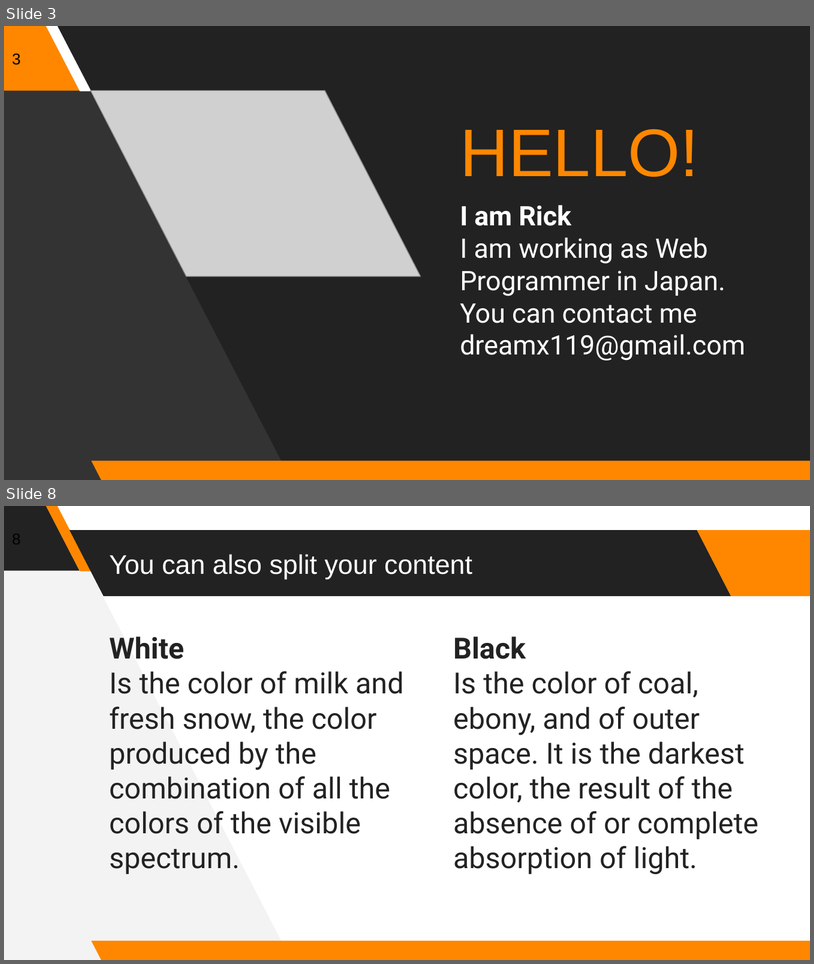
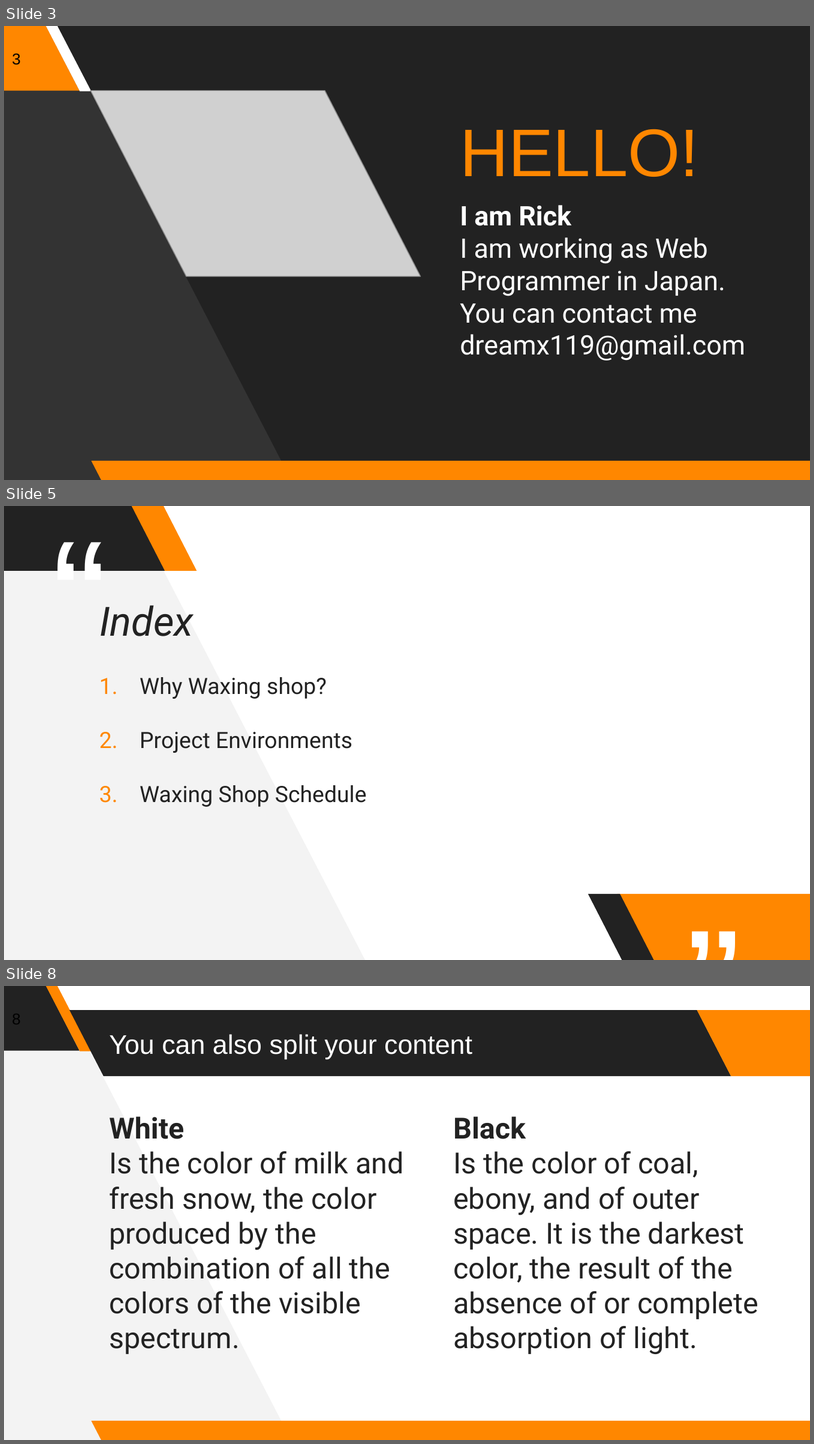
Before and after one commit to Rick00Kim/Kururu_Documents, a slide deck: Waxing_Ver_02_Documents/01_Index/Waxing_Ver_02_Index.pptx. Shown one above the other, each under a label of ours: slides 3 and 8 before the commit, slides 3, 5 and 8 after it; the slides between them are not shown. The pictures are 814x964 and 814x1444 pixels, drawn with LibreOffice and Linux fonts; fonts in the diff are those of the drawing; grey boxes stand for pictures. Boxes give left, top, right and bottom in pixels: in the first picture for what was removed or moved away, otherwise in the second. Text is boxed around its words. In the diff, an @@ line names an element or a change of style, - is before the commit and + after.

```diff
--- a/Waxing_Ver_02_Documents/01_Index/Waxing_Ver_02_Index.pptx
+++ b/Waxing_Ver_02_Documents/01_Index/Waxing_Ver_02_Index.pptx
@@ slide 5 added at (4, 506, 810, 960), background #FFFFFF @@
@@ freeform shape added at (4, 506, 365, 960), fill #F3F3F3 @@
@@ parallelogram added at (4, 506, 165, 571), fill #222222 @@
@@ text added at (4, 506, 166, 539), 150 pt, text #FFFFFF @@
+“
@@ parallelogram added at (131, 506, 198, 571), fill #FF8700 @@
@@ text added at (99, 605, 194, 636), 36 pt, text #222222, italic @@
+Index
@@ text added at (140, 677, 367, 807), 20 pt, text #222222 @@
+1. Why Waxing shop?
+2. Project Environments
+3. Waxing Shop Schedule
@@ text added at (618, 870, 810, 928), 150 pt, text #FFFFFF @@
+”
@@ parallelogram added at (588, 894, 655, 960), fill #222222 @@
@@ parallelogram added at (618, 894, 810, 960), fill #FF8700 @@
```
Also in this commit, not shown: 2 other slides added, 3 slides removed, 22 other files.
